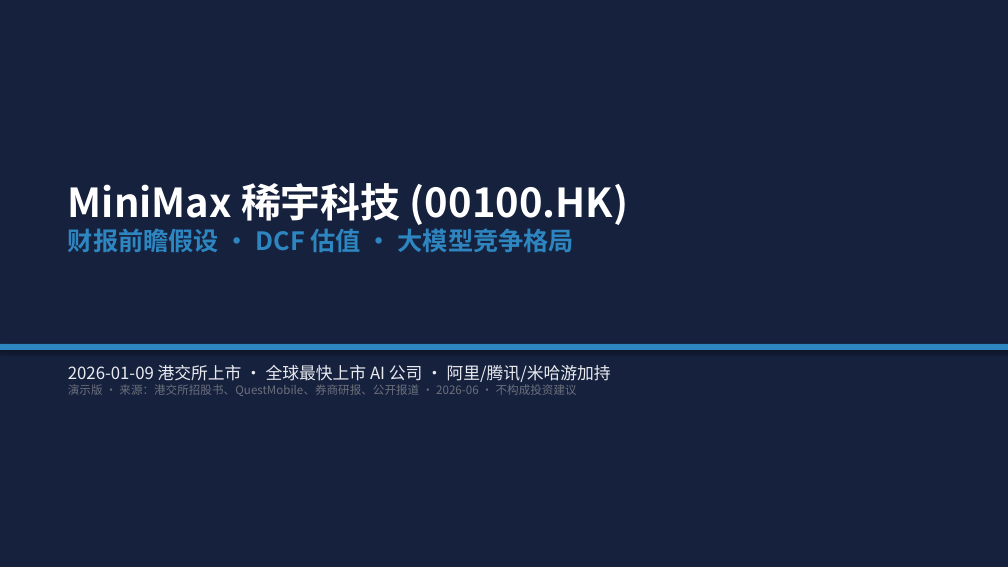
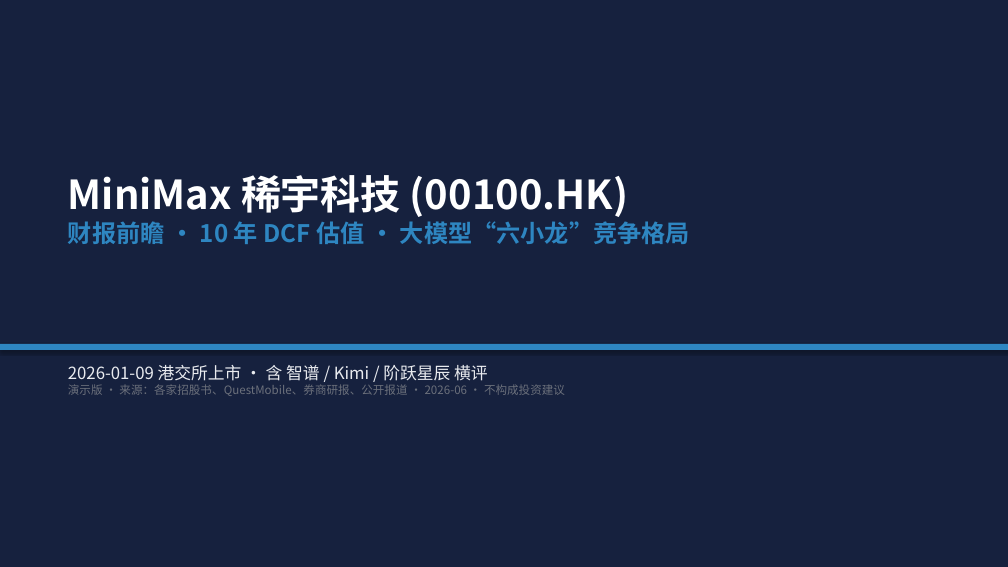
Before and after one commit to Kingpeile/King, a slide deck: slide 1 of MiniMax_前瞻_DCF_竞争格局.pptx. Drawn at 1008x567 pixels with LibreOffice and Linux fonts; fonts in the diff are those of the drawing. Boxes give left, top, right and bottom in pixels: in the first picture for what was removed or moved away, otherwise in the second. Text is boxed around its words. In the diff, an @@ line names an element or a change of style, - is before the commit and + after.

```diff
--- a/MiniMax_前瞻_DCF_竞争格局.pptx
+++ b/MiniMax_前瞻_DCF_竞争格局.pptx
@@ text "MiniMax 稀宇科技 (00100.HK)": place and size @@
-text "MiniMax 稀宇科技 (00100.HK)" at (68,183,628,252)
+text "MiniMax 稀宇科技 (00100.HK)" at (68,175,690,244)
@@ text at (68,221,690,244): text changed; size 24 to 23 pt @@
-财报前瞻假设 · DCF 估值 · 大模型竞争格局
+财报前瞻 · 10 年 DCF 估值 · 大模型“六小龙”竞争格局
@@ text at (68,365,565,396): text changed @@
-2026-01-09 港交所上市 · 全球最快上市 AI 公司 · 阿里/腾讯/米哈游加持
-演示版 · 来源：港交所招股书、QuestMobile、券商研报、公开报道 · 2026-06 · 不构成投资建议
+2026-01-09 港交所上市 · 含 智谱 / Kimi / 阶跃星辰 横评
+演示版 · 来源：各家招股书、QuestMobile、券商研报、公开报道 · 2026-06 · 不构成投资建议
```
Also in this commit, not shown: 15 other slides changed, 2 slides added, 1 other file.
